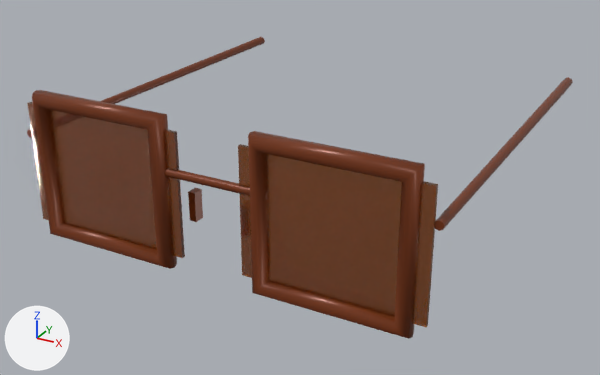
Before and after pictures for a commit that changed the glTF model public/models/eyewear/cateye_luxury_havana.glb.
Camera for both pictures: a camera (50 mm lens) standing at (0.1077, -0.1504, 0.0849) and looking at (-0.0023, 0.0497, -0.0151). Every picture has the same lights, and +X, +Y and +Z are marked at lower left. The older version comes first. Where no turn or scale is listed for an object, it has been applied to the vertices.

Objects in the first picture: 'leftLens', 'leftRim', 'leftTemple', 'noseBridge', 'nosePad_0', 'rightLens', 'rightRim', 'rightTemple'.
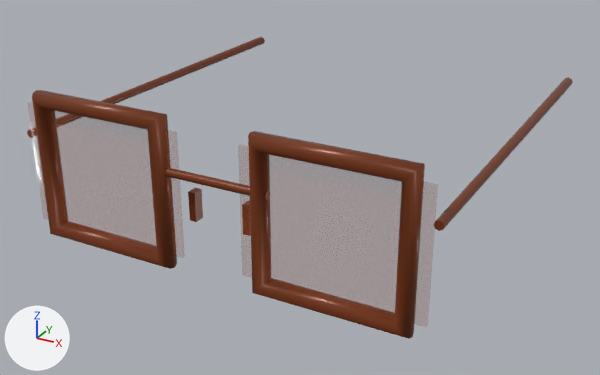
Where the change shows, as pixel boxes (x1, y1, x2, y2) in the pictures (600 x 375 px):
'leftLens', surface changed: (238, 144, 438, 327) in both
'rightLens', surface changed: (27, 102, 185, 258) in both

What the commit changed:
In material 'Material_0' (mat_material_0), transmission_weight is no longer 0.9.
In material 'Material_0' (mat_material_0), alpha goes from 0.85 to 0.18.
